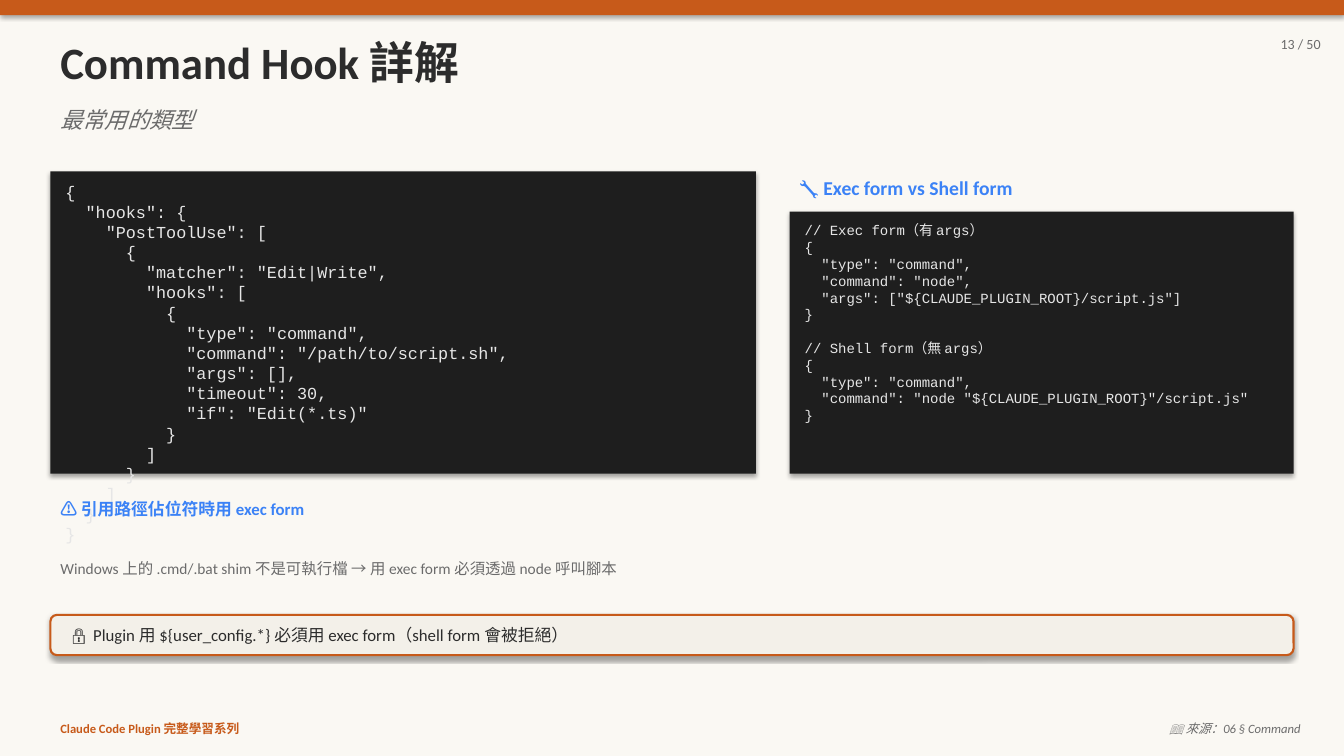
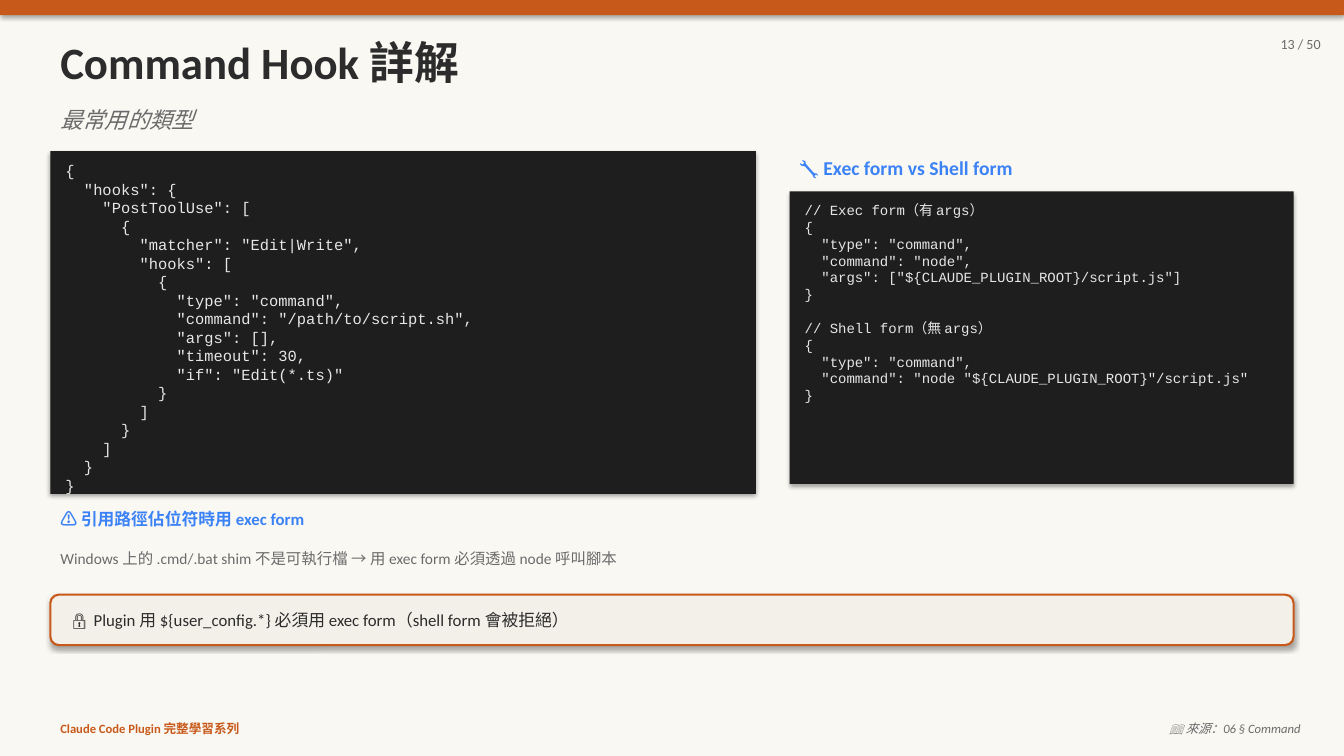
Before and after one commit to kcf7012/pi-proj, a slide deck: slide 13 of 06-hooks.pptx. Drawn at 1344x756 pixels with LibreOffice and Linux fonts; fonts in the diff are those of the drawing. Boxes give left, top, right and bottom in pixels: in the first picture for what was removed or moved away, otherwise in the second. Text is boxed around its words. In the diff, an @@ line names an element or a change of style, - is before the commit and + after.

```diff
--- a/06-hooks.pptx
+++ b/06-hooks.pptx
@@ text "{": place and size @@
-text "{" at [86, 206, 509, 423]
+text "{" at [84, 184, 472, 383]
@@ text "{" at [84, 184, 472, 383]: size 12 to 11 pt @@
@@ rectangle: place and size @@
-rectangle at [50, 171, 756, 474]
+rectangle at [50, 151, 756, 494]
@@ text "🔧 Exec form vs Shell ...": place and size @@
-text "🔧 Exec form vs Shell ..." at [823, 181, 1012, 195]
+text "🔧 Exec form vs Shell ..." at [823, 161, 1012, 175]
@@ text "// Exec form（有 args）": place and size @@
-text "// Exec form（有 args）" at [821, 225, 1249, 406]
+text "// Exec form（有 args）" at [821, 205, 1249, 386]
@@ rectangle: place and size @@
-rectangle at [789, 212, 1294, 474]
+rectangle at [789, 192, 1294, 484]
@@ text "⚠️ 引用路徑佔位符時用 exec form": place and size @@
-text "⚠️ 引用路徑佔位符時用 exec form" at [81, 500, 305, 517]
+text "⚠️ 引用路徑佔位符時用 exec form" at [81, 510, 305, 527]
@@ text "Windows 上的 .cmd/.bat shim 不是可執行檔 ...": place and size @@
-text "Windows 上的 .cmd/.bat shim 不是可執行檔 ..." at [60, 561, 617, 575]
+text "Windows 上的 .cmd/.bat shim 不是可執行檔 ..." at [60, 551, 617, 565]
@@ rounded rectangle "🔒 Plugin 用 ${user_config.*} 必須用 ...": place and size @@
-rounded rectangle "🔒 Plugin 用 ${user_config.*} 必須用 ..." at [50, 615, 1294, 655]
+rounded rectangle "🔒 Plugin 用 ${user_config.*} 必須用 ..." at [50, 595, 1294, 645]
```
Also in this commit, not shown: 13 other slides changed, 3 other files.
